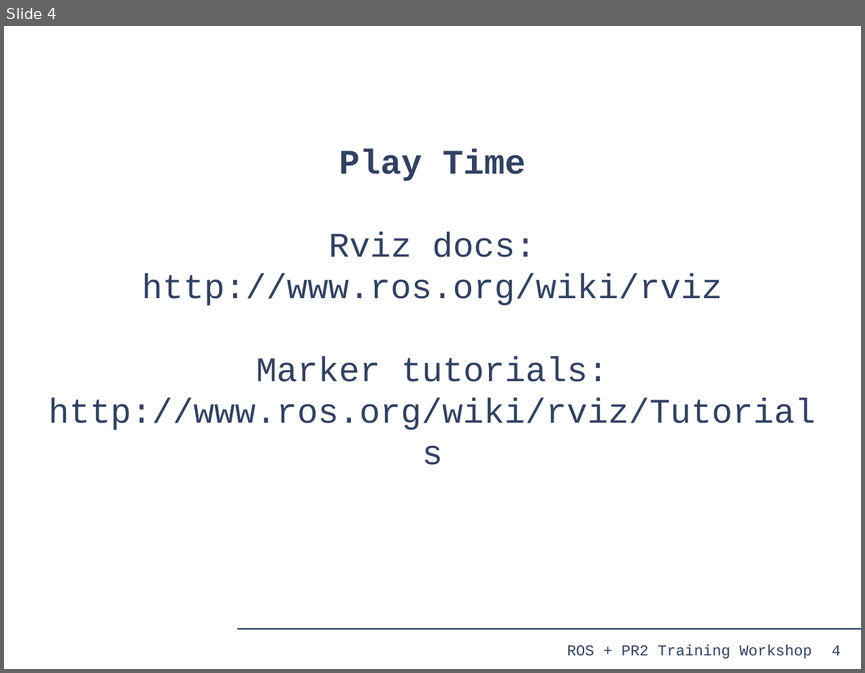
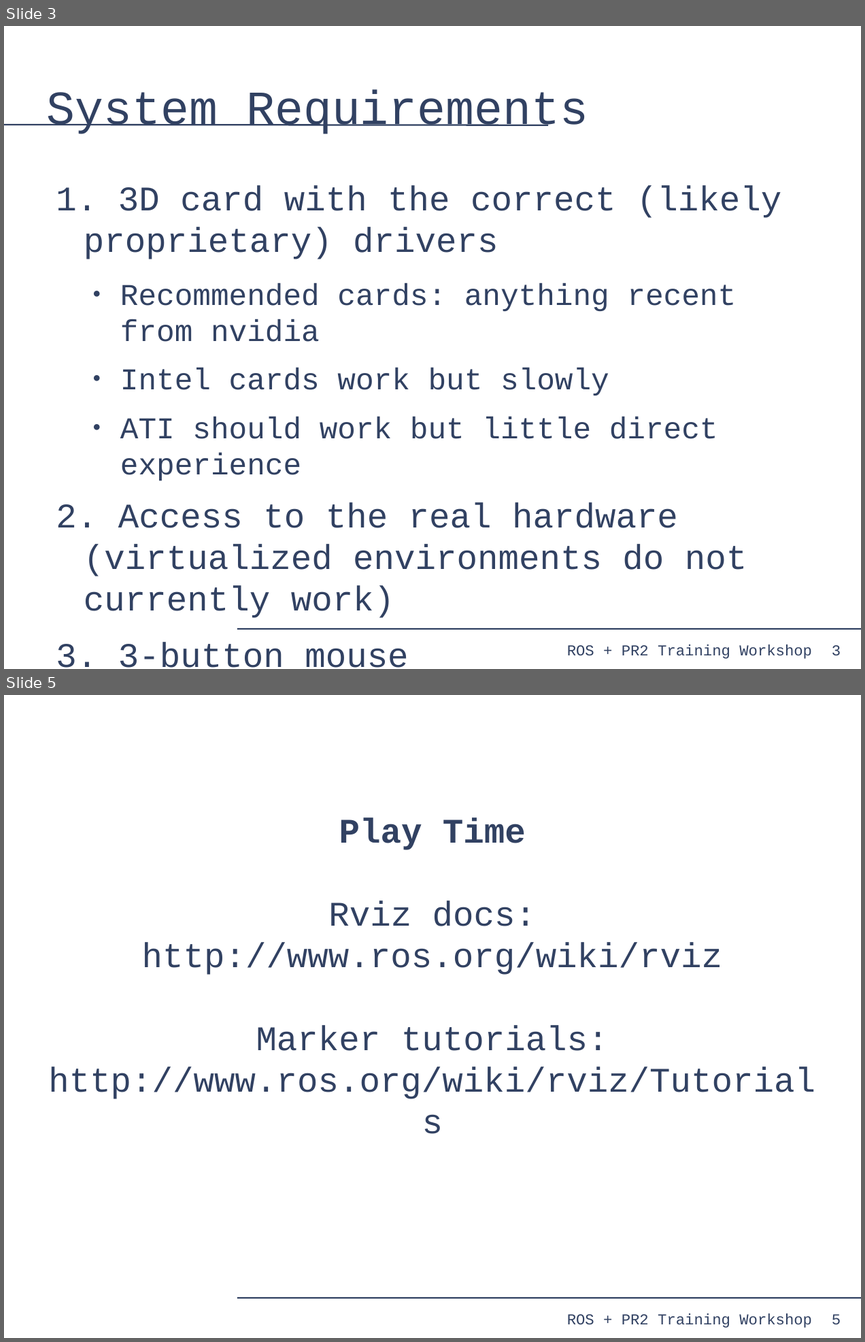
Before and after one commit to PR2/pr2_docs, a slide deck: pr2_training_workshop/rviz/rviz.odp. Shown one above the other, each under a label of ours: slide 4 before the commit, slides 3 and 5 after it; the slides between them are not shown. The pictures are 865x673 and 865x1342 pixels, drawn with LibreOffice and Linux fonts; fonts in the diff are those of the drawing. Boxes give left, top, right and bottom in pixels: in the first picture for what was removed or moved away, otherwise in the second. Text is boxed around its words. In the diff, an @@ line names an element or a change of style, - is before the commit and + after.

```diff
--- a/pr2_training_workshop/rviz/rviz.odp
+++ b/pr2_training_workshop/rviz/rviz.odp
@@ slide 3 added at [4,26,861,669], background #FFFFFF; not listed: 3 template elements that a slide beside it also shows @@
@@ title added at [47,89,588,134], 44 pt, text #314162 @@
+System Requirements
@@ line added from (4, 125) to (548, 125), #314162 1.45 pt @@
@@ text added at [84,186,781,618], 32 pt, text #314162 @@
+1. 3D card with the correct (likely proprietary) drivers
+  ● Recommended cards: anything recent from nvidia
+  ● Intel cards work but slowly
+  ● ATI should work but little direct experience
+2. Access to the real hardware (virtualized environments do not currently work)
+3. 3-button mouse
@@ what was slide 4 is now slide 5 @@
@@ page number at [832,1314,840,1324]: text changed @@
-4
+5
```
Also in this commit, not shown: 1 slide changed, 2 other slides added, 2 slides removed, 1 other file.
